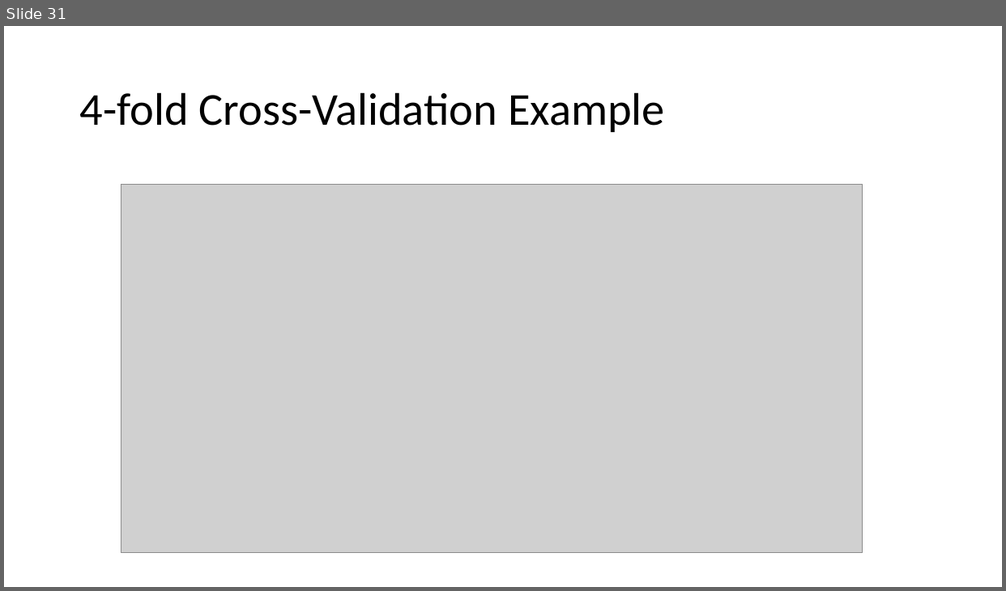
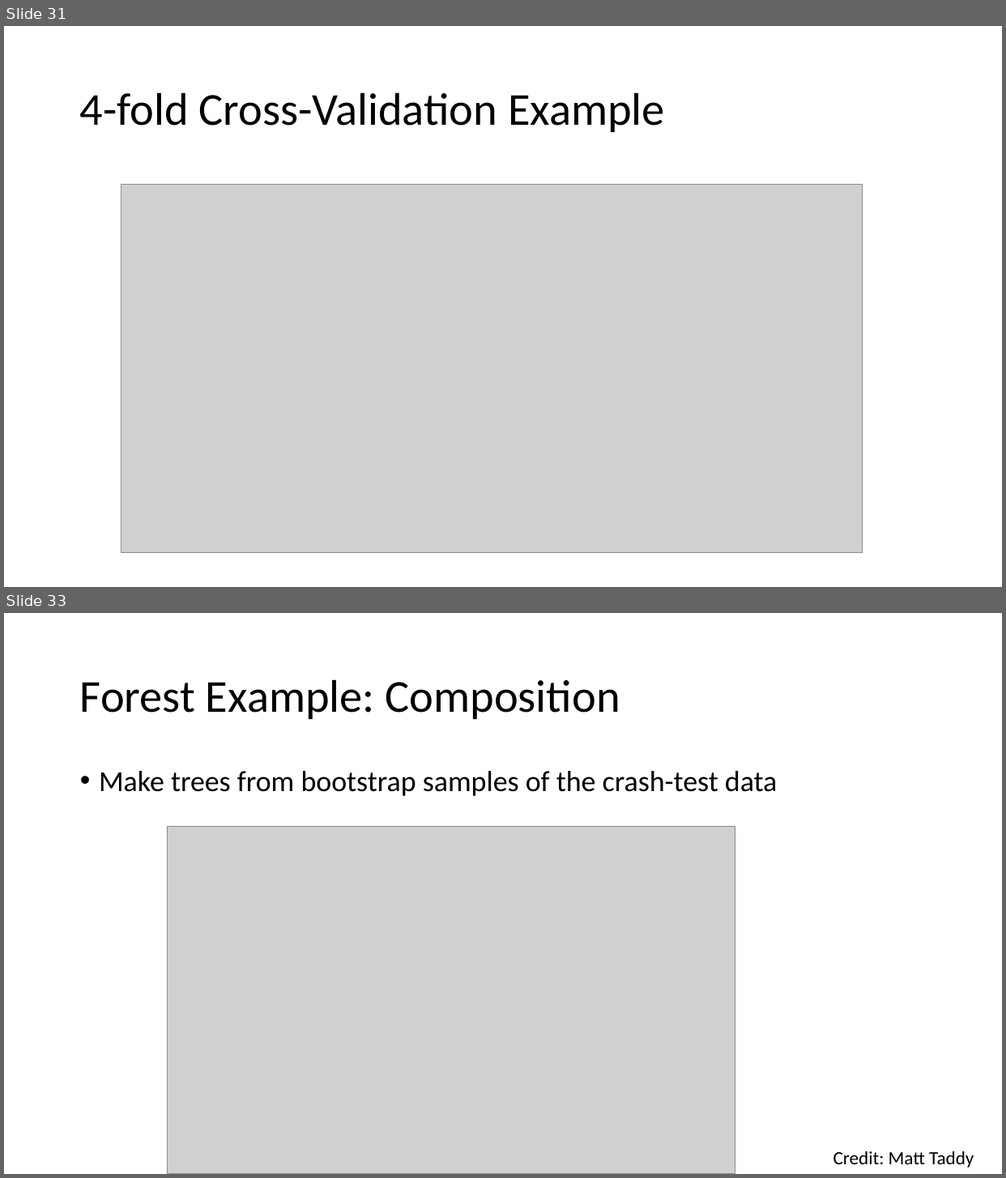
Before and after one commit to msr-ds3/coursework, a slide deck: week3/Wk 3, Lecture 1.pptx. Shown one above the other, each under a label of ours: slide 31 before the commit, slides 31 and 33 after it; the slides between them are not shown. The pictures are 1006x591 and 1006x1178 pixels, drawn with LibreOffice and Linux fonts; fonts in the diff are those of the drawing; grey boxes stand for pictures. Boxes give left, top, right and bottom in pixels: in the first picture for what was removed or moved away, otherwise in the second. Text is boxed around its words. In the diff, an @@ line names an element or a change of style, - is before the commit and + after.

```diff
--- a/week3/Wk 3, Lecture 1.pptx
+++ b/week3/Wk 3, Lecture 1.pptx
@@ slide 33 added at box(4, 613, 1002, 1174), background #FFFFFF @@
@@ title added at box(80, 679, 620, 719), 44 pt, text #000000 @@
+Forest Example: Composition
@@ text added at box(99, 771, 778, 796), 28 pt, text #000000 @@
+• Make trees from bootstrap samples of the crash-test data
@@ picture added at box(167, 826, 735, 1174) @@
@@ text added at box(833, 1152, 974, 1168), 18 pt, text #000000 @@
+Credit: Matt Taddy
```
Also in this commit, not shown: 2 other slides added.
